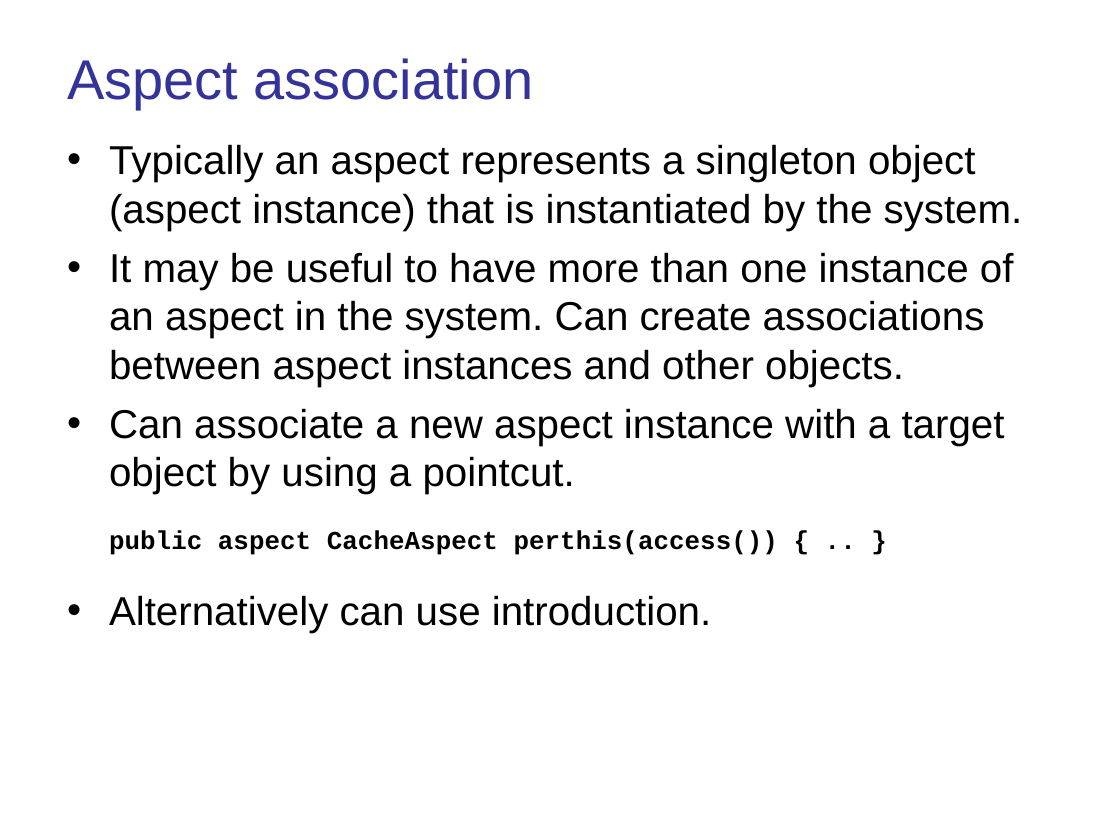
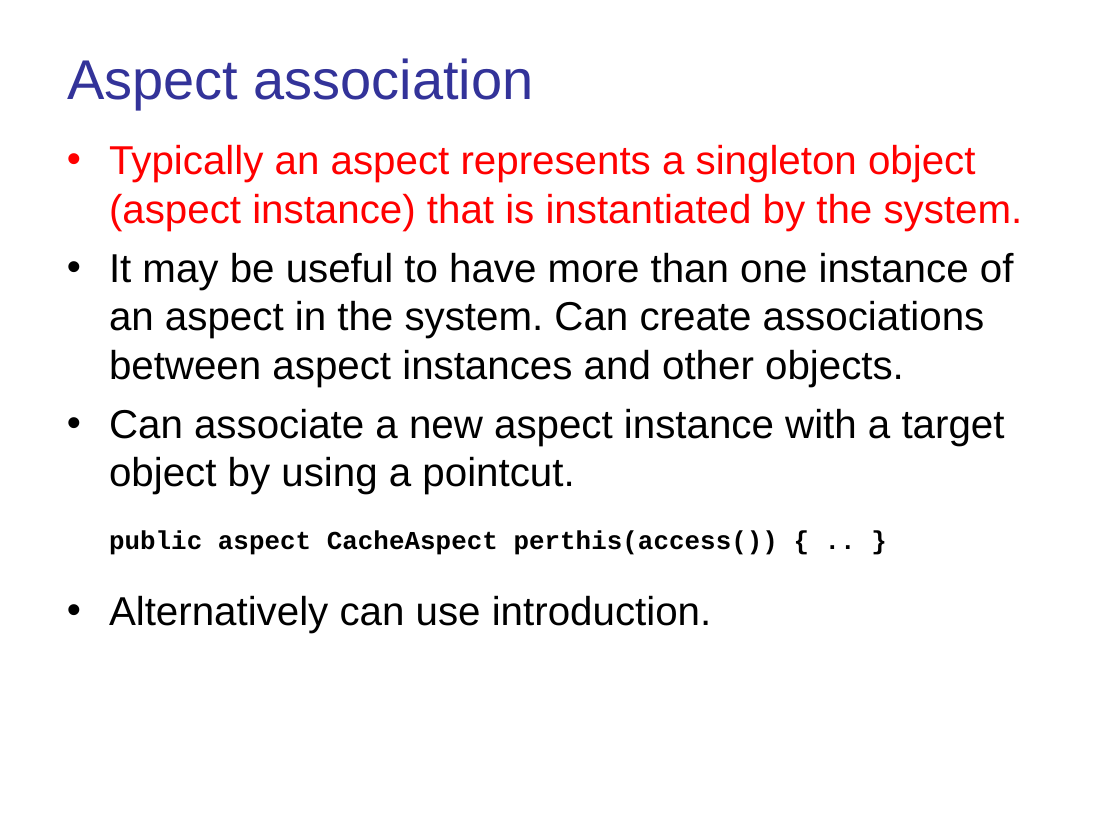
Before and after one commit to baiyuqi/course-space, a slide deck: slide 34 of document/讲义（ppt）/面向切面编程.ppt (slide 31 before the commit). Drawn at 1120x840 pixels with LibreOffice and Linux fonts; fonts in the diff are those of the drawing. Boxes give left, top, right and bottom in pixels: in the first picture for what was removed or moved away, otherwise in the second. Text is boxed around its words. In the diff, an @@ line names an element or a change of style, - is before the commit and + after.

```diff
--- a/document/讲义（ppt）/面向切面编程.ppt
+++ b/document/讲义（ppt）/面向切面编程.ppt
@@ text at (x1=109, y1=144, x2=1023, y2=231): text colour #000000 to #FF0000 in "Typically an aspect represents a singleton object ..."; bullet colour #000000 to #FF0000 @@
```
Also in this commit, not shown: 20 other slides changed, 3 slides added, 26 other files.
